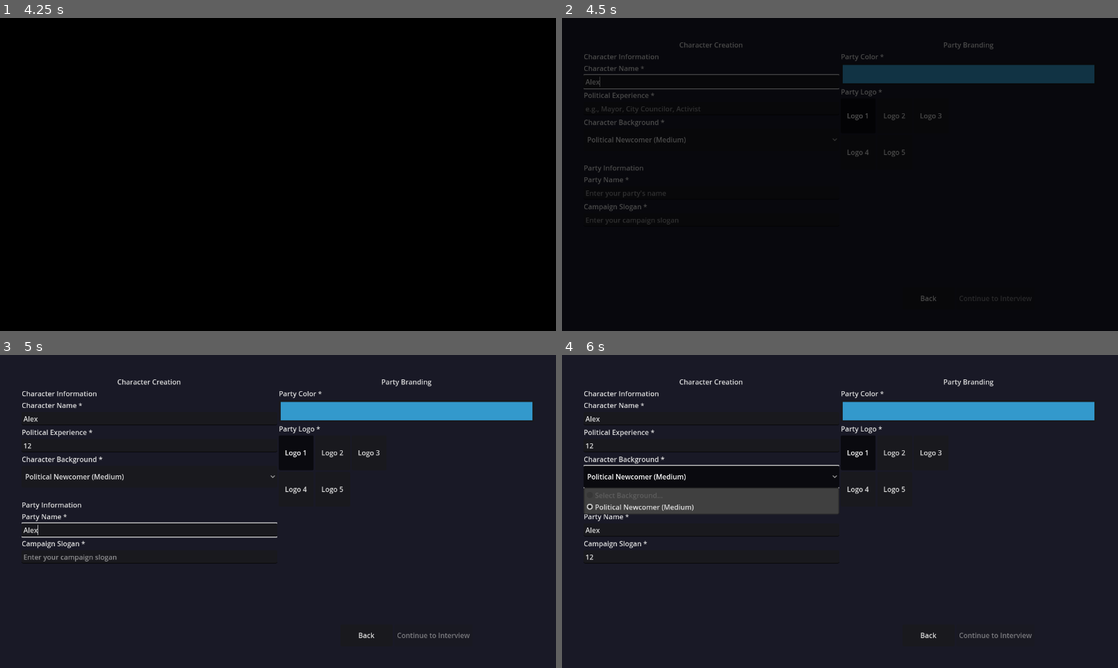
Above: before the commit, frames 1-4 (two rows, left to right).
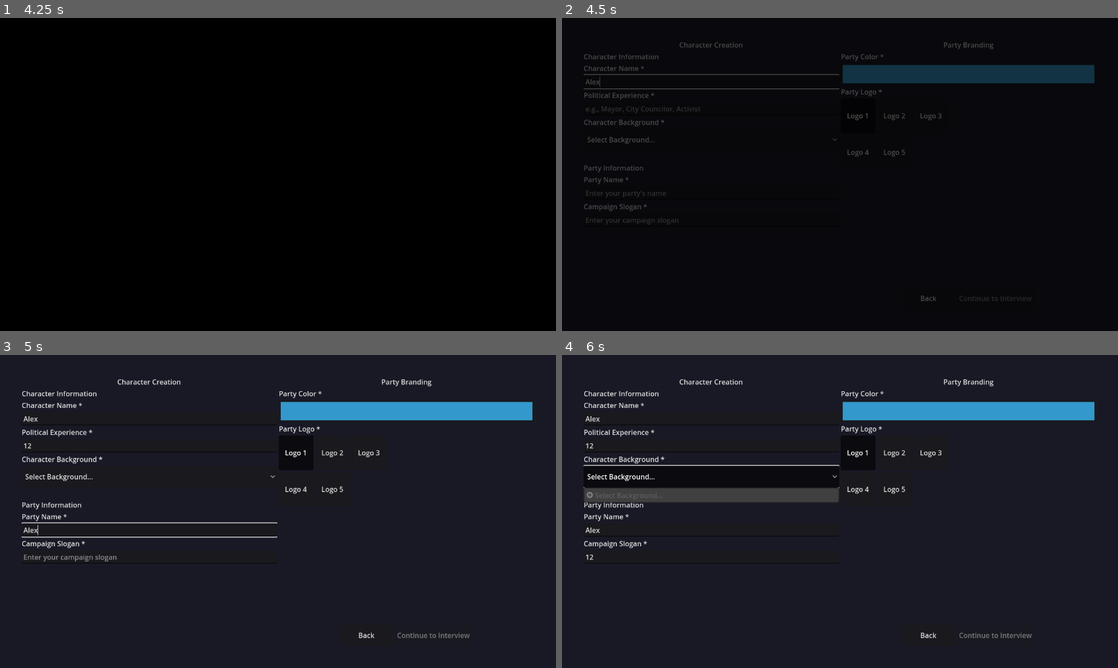
Above: after the commit, the same moments.

Repository: wimjan123/coalition-150
Game: Godot game, scene res://scenes/main/MainMenu.tscn
Same seed, same stepped clock (60 frames per second), same inputs: the game is played once before the commit and once after it.
Inputs (mouse positions are in pixels of both pictures, inside the frame that each line leads up to):
- Up to frame 1 (4.25 s): click "Start Game" at 0.5 s; click "Start Game" at 1.25 s; click "Create New Character" at 2 s; click "Create New Character" at 2.75 s; click "Create New Character" at 3.5 s
- Up to frame 2 (4.5 s): click (712, 80) at 4.27 s; type "Alex" at 4.35 s
- Up to frame 3 (5 s): click (150, 445) at 4.5 s; type "12" at 4.58 s; click (150, 530) at 4.73 s; type "Alex" at 4.82 s
- Up to frame 4 (6 s): click (712, 558) at 5.02 s; type "12" at 5.1 s; click "Political Newcomer (Medium)" (after the commit: "Select Background...") at 5.75 s

Frame 1 is identical in both runs. In frame 2, 0.1% of the frame differs, in the area x 4-23%, y 38-41%; in frame 3, 0.2%; in frame 4, 1.8%, in the area x 4-50%, y 38-52%.
Error after the commit: Invalid assignment of property or key 'preset_options' with value of type 'Array' on a base object of type 'Resource (CharacterBackgroundPresets)'. (res://scri…

Commit message:
debug: Add preset loading diagnostics and improved fallback system
- Enhanced preset loading with detailed debug output
- Improved fallback presets (3 options instead of 1)
- Added debug script for troubleshooting resource loading
- Better error handling and logging for preset system

This should help identify why only 1 preset option is showing.

Diff:
--- /dev/null
+++ b/debug_presets.gd
@@ -0,0 +1,43 @@
+# Debug script to check preset loading
+# Run this from Godot's script editor to debug the preset loading issue
+
+extends RefCounted
+
+static func debug_preset_loading():
+	print("=== PRESET LOADING DEBUG ===")
+
+	# Check if resource file exists
+	var preset_path = "res://assets/data/CharacterBackgroundPresets.tres"
+	print("Resource exists: ", ResourceLoader.exists(preset_path))
+
+	# Try to load the resource
+	var preset_resource = load(preset_path)
+	print("Resource loaded: ", preset_resource != null)
+
+	if preset_resource:
+		print("Resource type: ", preset_resource.get_class())
+		print("Is CharacterBackgroundPresets: ", preset_resource is CharacterBackgroundPresets)
+
+		if preset_resource is CharacterBackgroundPresets:
+			var presets = preset_resource as CharacterBackgroundPresets
+			print("Preset count: ", presets.preset_options.size())
+			print("Version: ", presets.version)
+			print("Is valid: ", presets.is_valid())
+
+			if presets.preset_options.size() > 0:
+				print("First preset ID: ", presets.preset_options[0].id)
+				print("First preset name: ", presets.preset_options[0].display_name)
+		else:
+			print("ERROR: Resource is not CharacterBackgroundPresets type!")
+	else:
+		print("ERROR: Failed to load resource!")
+
+	# Check class registration
+	print("PresetOption class exists: ", ClassDB.class_exists("PresetOption"))
+	print("CharacterBackgroundPresets class exists: ", ClassDB.class_exists("CharacterBackgroundPresets"))
+
+	print("=== END DEBUG ===")
+
+# Call this function to run the debug
+static func run():
+	debug_preset_loading()
--- a/scripts/player/CharacterPartyCreation.gd
+++ b/scripts/player/CharacterPartyCreation.gd
@@ -58,35 +58,85 @@
 	"""Load the character background presets from the resource file"""
 	var preset_resource_path = "res://assets/data/CharacterBackgroundPresets.tres"
 
+	print("🔍 Attempting to load presets from: ", preset_resource_path)
+	print("🔍 Resource exists: ", ResourceLoader.exists(preset_resource_path))
+
 	if ResourceLoader.exists(preset_resource_path):
-		background_presets = load(preset_resource_path) as CharacterBackgroundPresets
-		if background_presets and background_presets.is_valid():
-			print("✓ Loaded ", background_presets.preset_options.size(), " character background presets")
+		var resource = load(preset_resource_path)
+		print("🔍 Raw resource loaded: ", resource != null)
+		print("🔍 Resource type: ", resource.get_class() if resource else "null")
+
+		# Try direct cast
+		background_presets = resource as CharacterBackgroundPresets
+		print("🔍 Cast to CharacterBackgroundPresets: ", background_presets != null)
+
+		if background_presets:
+			print("🔍 Preset options array size: ", background_presets.preset_options.size())
+			print("🔍 Collection version: ", background_presets.version)
+
+			# Check validity
+			if background_presets.is_valid():
+				print("✅ Successfully loaded ", background_presets.preset_options.size(), " character background presets")
+				return
+			else:
+				print("⚠️  Preset collection validation failed")
 		else:
-			push_error("Invalid preset collection loaded from " + preset_resource_path)
-			_create_fallback_presets()
+			print("❌ Failed to cast resource to CharacterBackgroundPresets")
 	else:
-		push_error("Preset resource not found at " + preset_resource_path)
-		_create_fallback_presets()
+		print("❌ Preset resource file not found")
+
+	print("🔄 Creating fallback presets...")
+	_create_fallback_presets()
 
 func _create_fallback_presets() -> void:
 	"""Create minimal fallback presets if resource loading fails"""
 	background_presets = CharacterBackgroundPresets.new()
 
-	# Create a single fallback preset
-	var fallback_preset = PresetOption.new()
-	fallback_preset.id = "fallback_default"
-	fallback_preset.display_name = "Political Newcomer"
-	fallback_preset.background_text = "A concerned citizen entering politics for the first time"
-	fallback_preset.character_archetype = "Citizen"
-	fallback_preset.difficulty_rating = 5
-	fallback_preset.difficulty_label = "Medium"
-	fallback_preset.gameplay_impact = "Balanced difficulty for new players"
-	fallback_preset.political_alignment = "Centrist"
-	fallback_preset.is_satirical = false
-
-	background_presets.preset_options = [fallback_preset]
-	push_warning("Using fallback preset due to resource loading failure")
+	# Create multiple fallback presets for testing
+	var presets = []
+
+	# Fallback 1: Easy
+	var preset1 = PresetOption.new()
+	preset1.id = "fallback_easy"
+	preset1.display_name = "Student Activist"
+	preset1.background_text = "A passionate university student organizing protests"
+	preset1.character_archetype = "Grassroots Organizer"
+	preset1.difficulty_rating = 1
+	preset1.difficulty_label = "Very Easy"
+	preset1.gameplay_impact = "High energy, limited experience"
+	preset1.political_alignment = "Progressive"
+	preset1.is_satirical = false
+	presets.append(preset1)
+
+	# Fallback 2: Medium
+	var preset2 = PresetOption.new()
+	preset2.id = "fallback_medium"
+	preset2.display_name = "Local Councillor"
+	preset2.background_text = "Experienced in municipal politics"
+	preset2.character_archetype = "Career Politician"
+	preset2.difficulty_rating = 5
+	preset2.difficulty_label = "Medium"
+	preset2.gameplay_impact = "Balanced experience and connections"
+	preset2.political_alignment = "Centrist"
+	preset2.is_satirical = false
+	presets.append(preset2)
+
+	# Fallback 3: Hard
+	var preset3 = PresetOption.new()
+	preset3.id = "fallback_hard"
+	preset3.display_name = "Tech Entrepreneur"
+	preset3.background_text = "Successful business owner entering politics"
+	preset3.character_archetype = "Digital Innovator"
+	preset3.difficulty_rating = 8
+	preset3.difficulty_label = "Hard"
+	preset3.gameplay_impact = "High scrutiny, innovative platform"
+	preset3.political_alignment = "Libertarian"
+	preset3.is_satirical = false
+	presets.append(preset3)
+
+	background_presets.preset_options = presets
+	background_presets.version = "fallback"
+	print("⚠️  Using ", presets.size(), " fallback presets due to resource loading failure")
 
 func _setup_ui() -> void:
 	# Apply theme
